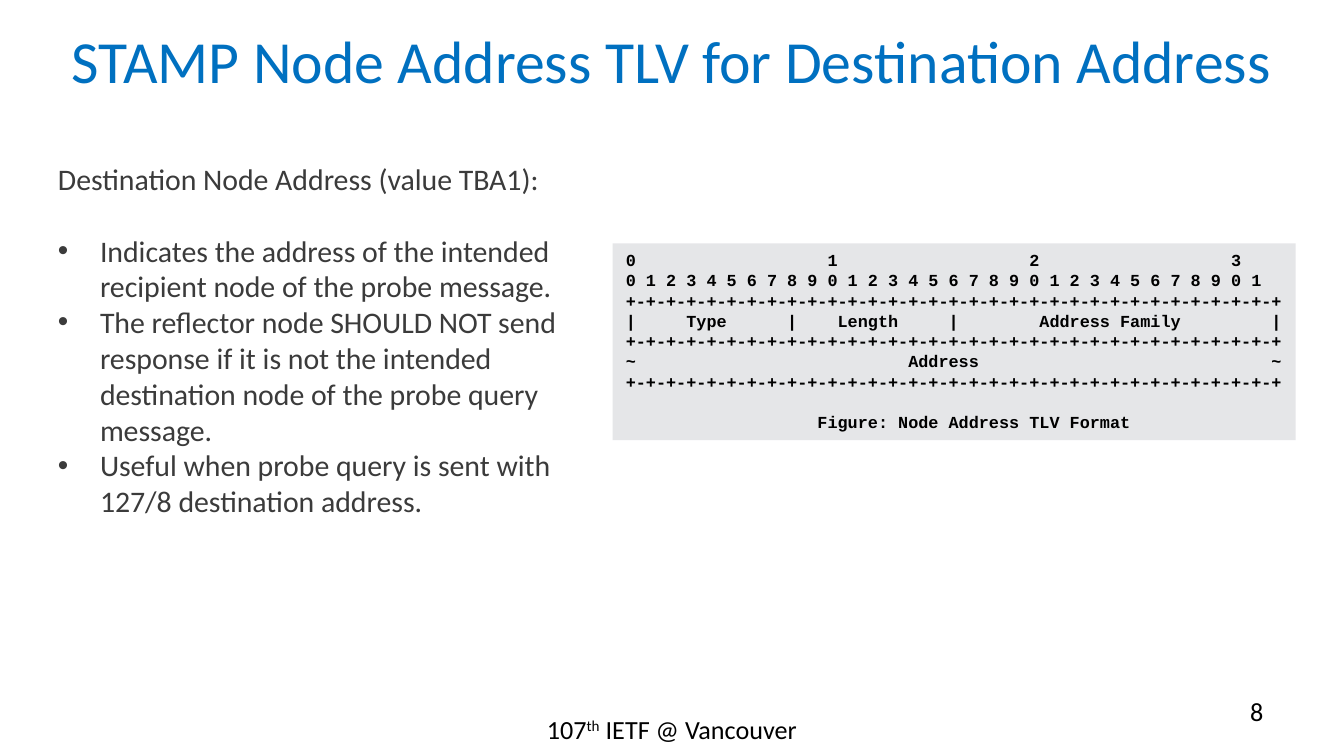
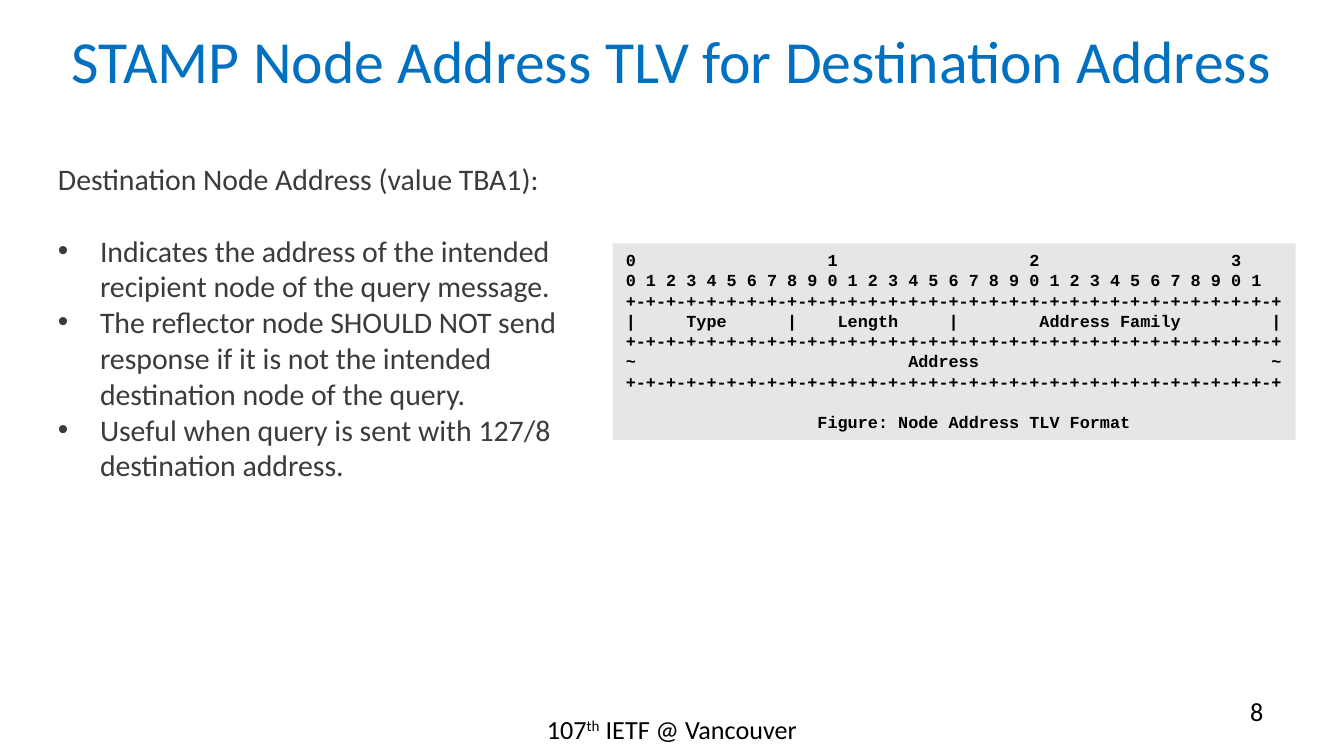
Before and after one commit to rakgandhi/ietf-slides, a slide deck: slide 8 of draft-gandhi-spring-twamp-srpm-07.pptx. Drawn at 1344x756 pixels with LibreOffice and Linux fonts; fonts in the diff are those of the drawing. Boxes give left, top, right and bottom in pixels: in the first picture for what was removed or moved away, otherwise in the second. Text is boxed around its words. In the diff, an @@ line names an element or a change of style, - is before the commit and + after.

```diff
--- a/draft-gandhi-spring-twamp-srpm-07.pptx
+++ b/draft-gandhi-spring-twamp-srpm-07.pptx
@@ text at bbox=[100, 241, 556, 476]: text changed @@
-• Indicates the address of the intended recipient node of the probe message.
-• The reflector node SHOULD NOT send response if it is not the intended destination node of the probe query message.
-• Useful when probe query is sent with 127/8 destination address.
+• Indicates the address of the intended recipient node of the query message.
+• The reflector node SHOULD NOT send response if it is not the intended destination node of the query.
+• Useful when query is sent with 127/8 destination address.
```
Also in this commit, not shown: 9 other slides changed.
